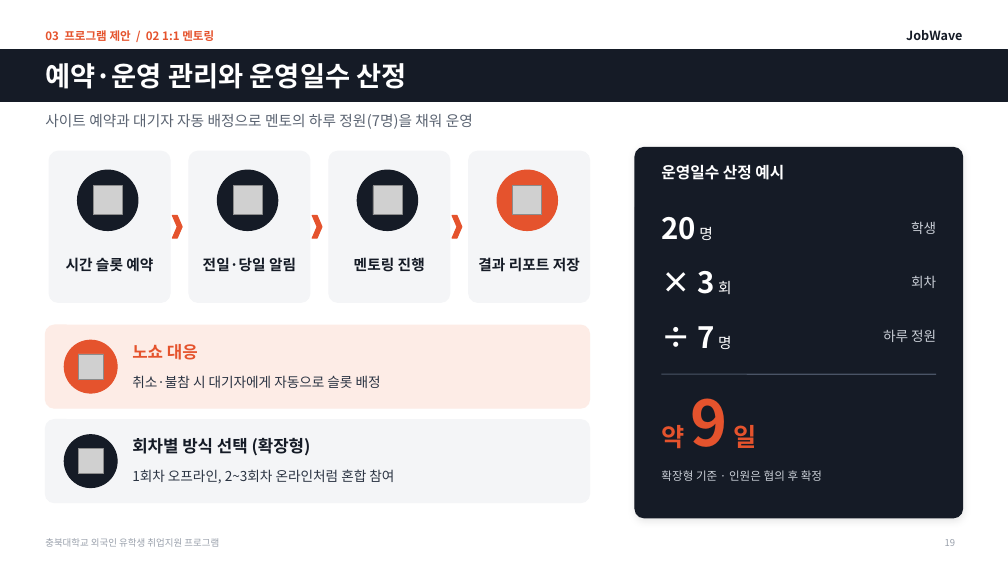
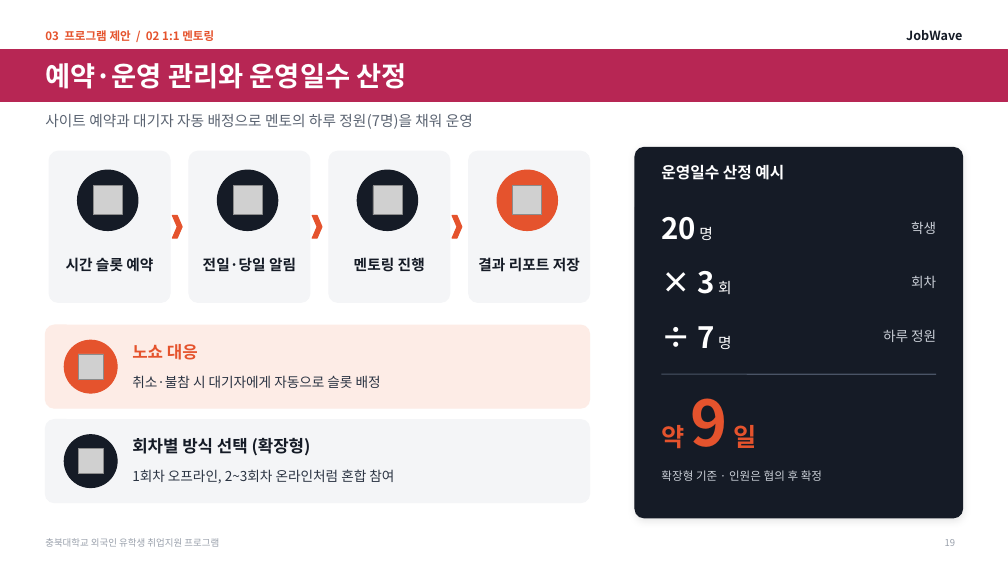
Before and after one commit to job-wave/Codex, a slide deck: slide 19 of output/jobwave-cbnu-proposal/JobWave_proposal_visual.pptx. Drawn at 1008x567 pixels with LibreOffice and Linux fonts; fonts in the diff are those of the drawing; grey boxes stand for pictures. Boxes give left, top, right and bottom in pixels: in the first picture for what was removed or moved away, otherwise in the second. Text is boxed around its words. In the diff, an @@ line names an element or a change of style, - is before the commit and + after.

```diff
--- a/output/jobwave-cbnu-proposal/JobWave_proposal_visual.pptx
+++ b/output/jobwave-cbnu-proposal/JobWave_proposal_visual.pptx
@@ rectangle at [0, 50, 1008, 101]: fill #151B26 to #B72654; outline #151B26 1 pt to #B72654 1 pt @@
```
Also in this commit, not shown: 26 other slides changed, 1 other file.
